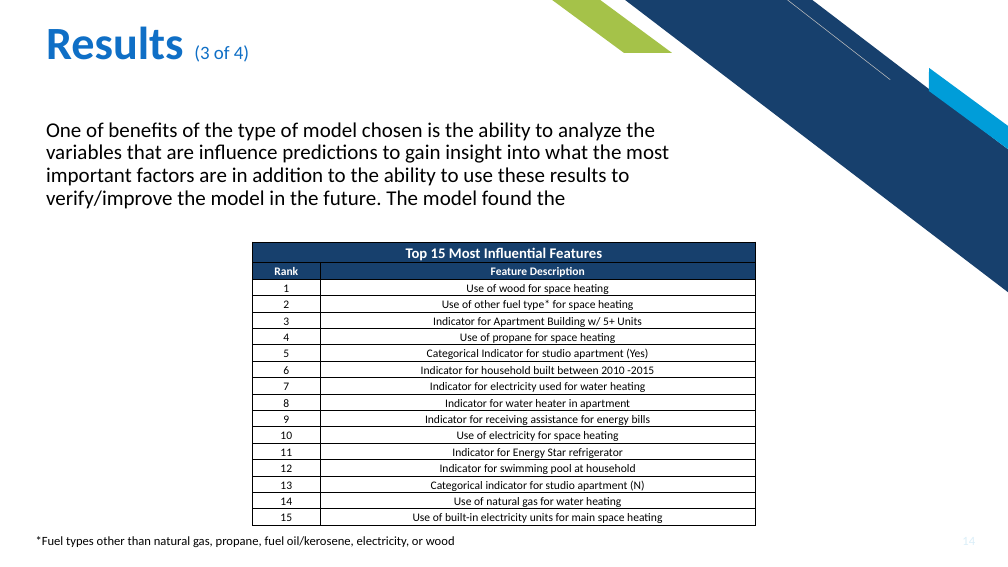
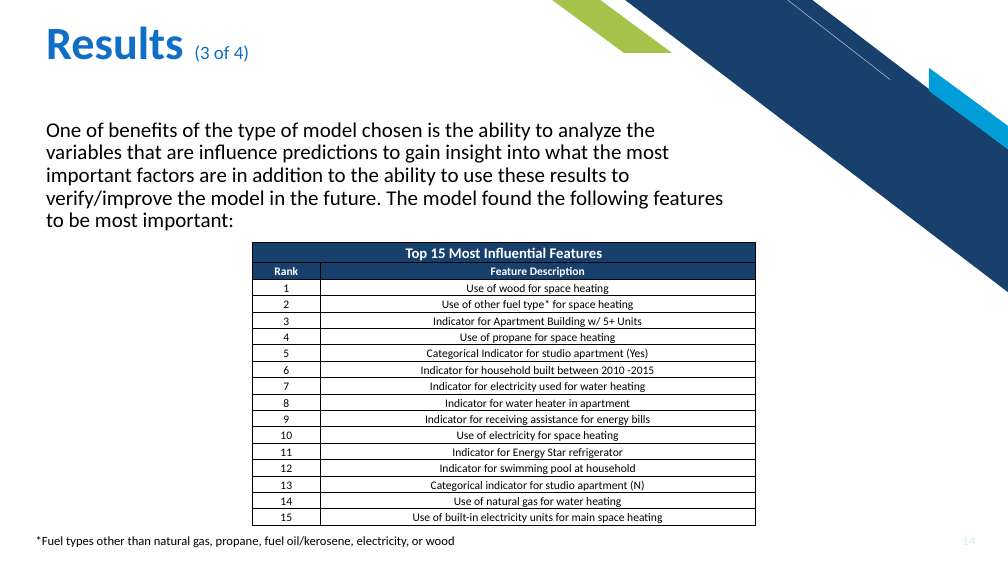
Before and after one commit to ishareef7/Springboard, a slide deck: slide 14 of Capstone1/Capstone1_Reports/Capstone1_Presentation.pptx. Drawn at 1008x567 pixels with LibreOffice and Linux fonts; fonts in the diff are those of the drawing. Boxes give left, top, right and bottom in pixels: in the first picture for what was removed or moved away, otherwise in the second. Text is boxed around its words. In the diff, an @@ line names an element or a change of style, - is before the commit and + after.

Commit message:
Updated Capstone 1 final reports and fixed issues in predictive model notebooks

```diff
--- a/Capstone1/Capstone1_Reports/Capstone1_Presentation.pptx
+++ b/Capstone1/Capstone1_Reports/Capstone1_Presentation.pptx
@@ text at <box>46,122,723,231</box>: text changed @@
-One of benefits of the type of model chosen is the ability to analyze the variables that are influence predictions to gain insight into what the most important factors are in addition to the ability to use these results to verify/improve the model in the future. The model found the
+One of benefits of the type of model chosen is the ability to analyze the variables that are influence predictions to gain insight into what the most important factors are in addition to the ability to use these results to verify/improve the model in the future. The model found the following features to be most important:
```
Also in this commit, not shown: 4 other slides changed, 8 other files.
